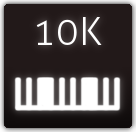
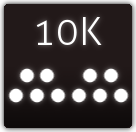
Layers edited between the first and the second 136x132 image:
renamed "layer" to "circle copy #1", painted on it over [8, 68, 129, 112]
"name #1": opacity 46% → 50%, painted on it over [4, 14, 132, 119]
